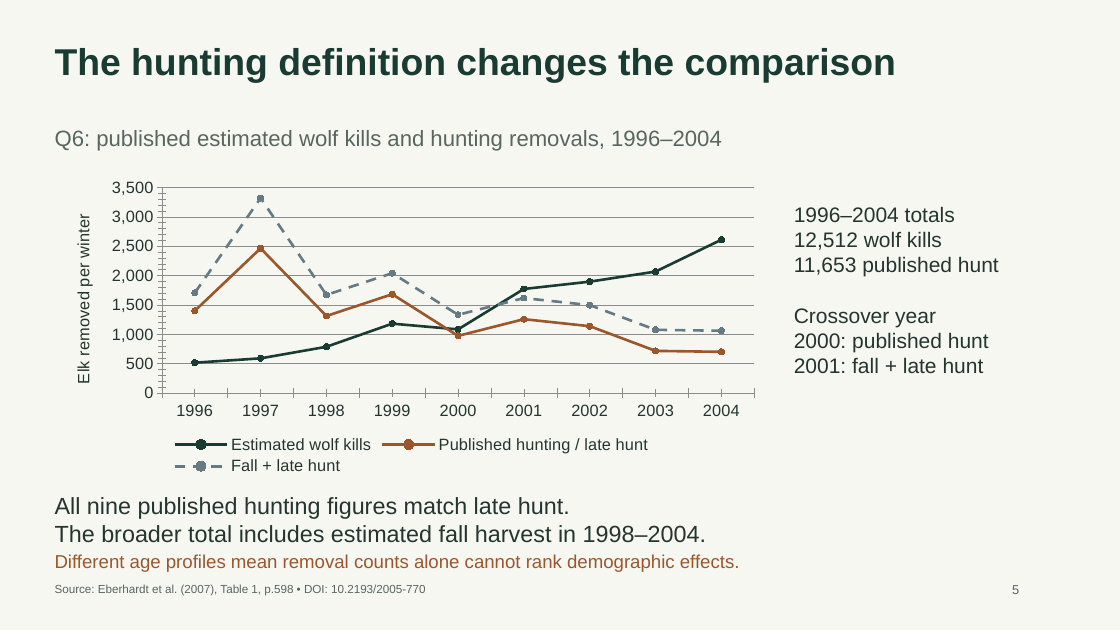
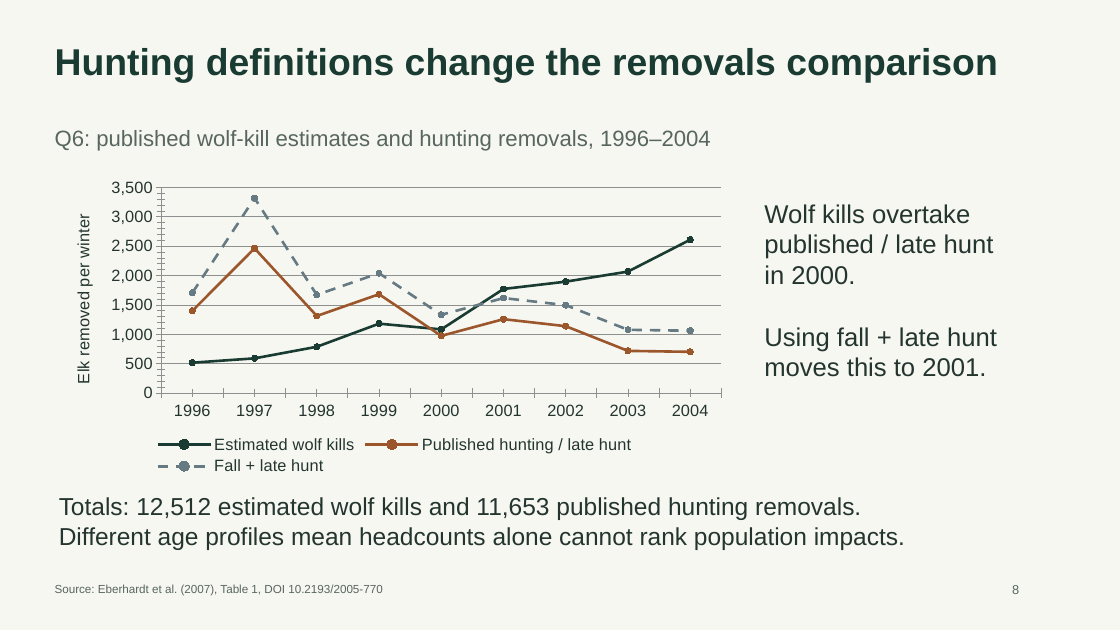
Before and after one commit to green-turtle18/yellowstone-tsa, a slide deck: slide 9 of 05_synthesis/final_presentation/Yellowstone_TSA_Combined.pptx (slide 6 before the commit). Drawn at 1120x630 pixels with LibreOffice and Linux fonts; fonts in the diff are those of the drawing. Boxes give left, top, right and bottom in pixels: in the first picture for what was removed or moved away, otherwise in the second. Text is boxed around its words. In the diff, an @@ line names an element or a change of style, - is before the commit and + after.

Commit message:
updated slides

```diff
--- a/05_synthesis/final_presentation/Yellowstone_TSA_Combined.pptx
+++ b/05_synthesis/final_presentation/Yellowstone_TSA_Combined.pptx
@@ text at (55, 48, 997, 82): text changed @@
-The hunting definition changes the comparison
+Hunting definitions change the removals comparison
@@ text at (55, 130, 711, 151): text changed @@
-Q6: published estimated wolf kills and hunting removals, 1996–2004
+Q6: published wolf-kill estimates and hunting removals, 1996–2004
@@ line chart: place and size @@
-line chart at (55, 172, 769, 479)
+line chart at (55, 172, 735, 479)
@@ text at (764, 204, 997, 377): text changed; size 18 to 22 pt @@
-1996–2004 totals
-12,512 wolf kills
-11,653 published hunt
-Crossover year
-2000: published hunt
-2001: fall + late hunt
+Wolf kills overtake
+published / late hunt
+in 2000.
+Using fall + late hunt
+moves this to 2001.
@@ text removed at (55, 497, 706, 543) @@
-All nine published hunting figures match late hunt.
-The broader total includes estimated fall harvest in 1998–2004.
@@ text at (59, 497, 905, 550): text changed; size 16 to 21 pt; text colour #9B572B to #24352F @@
-Different age profiles mean removal counts alone cannot rank demographic effects.
+Totals: 12,512 estimated wolf kills and 11,653 published hunting removals.
+Different age profiles mean headcounts alone cannot rank population impacts.
@@ text at (55, 584, 382, 596): text changed @@
-Source: Eberhardt et al. (2007), Table 1, p.598 • DOI: 10.2193/2005-770
+Source: Eberhardt et al. (2007), Table 1, DOI 10.2193/2005-770
@@ text at (1012, 585, 1019, 594): text changed @@
-5
+8
```
Also in this commit, not shown: 2 other slides changed, 7 slides added, 4 slides removed, 6 other files.
